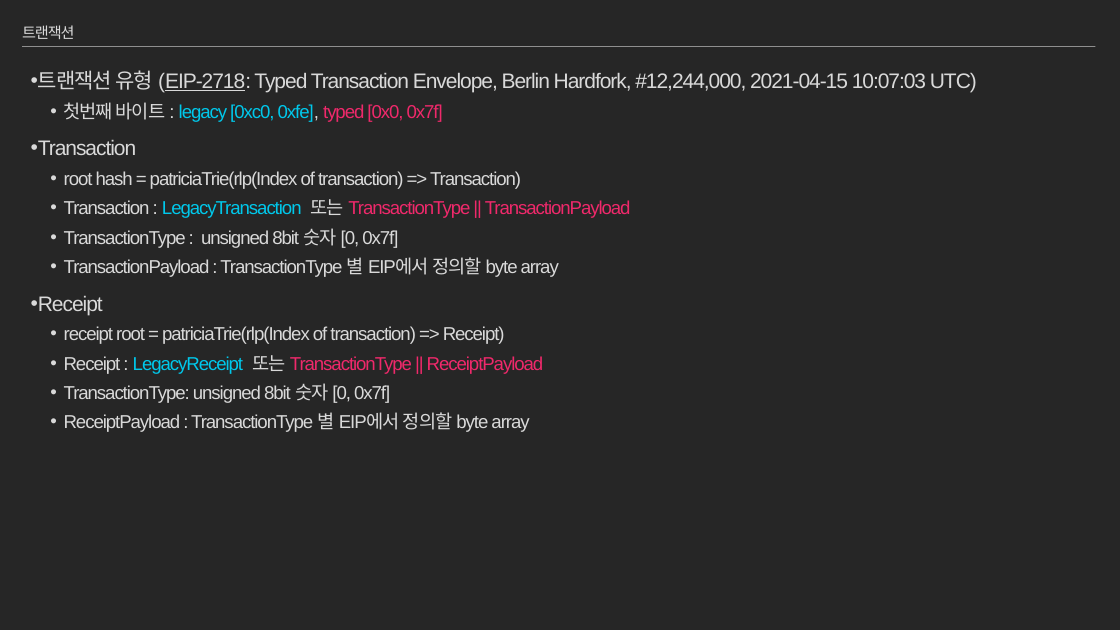
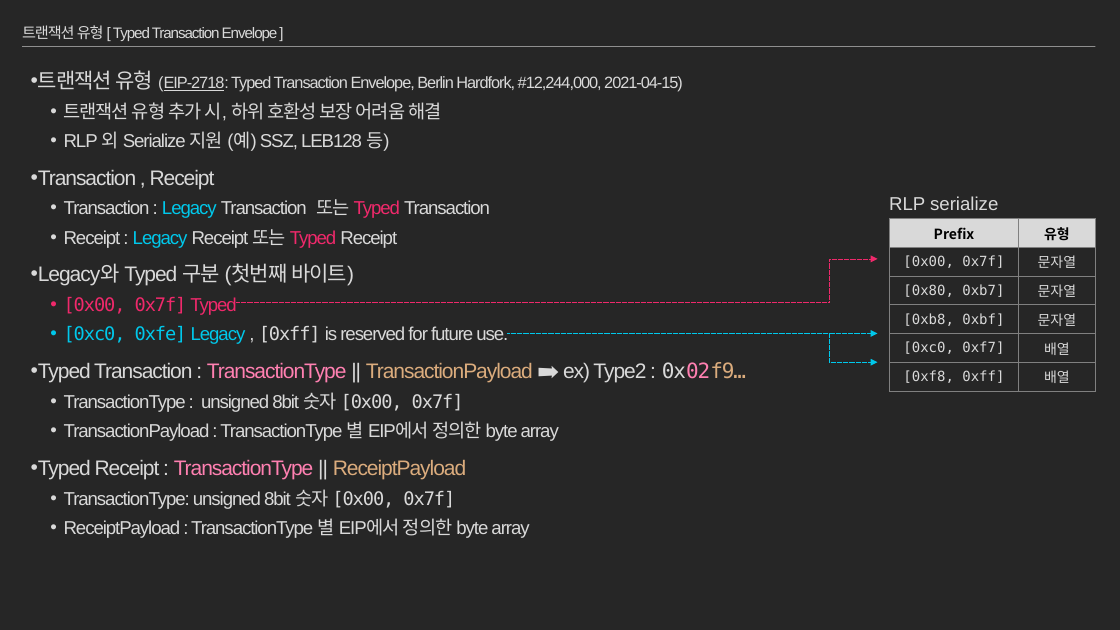
Before and after one commit to moss0801/blockchain-doc, a slide deck: slide 64 of General/Blockchain Part2.pptx (slide 63 before the commit). Drawn at 1120x630 pixels with LibreOffice and Linux fonts; fonts in the diff are those of the drawing. Boxes give left, top, right and bottom in pixels: in the first picture for what was removed or moved away, otherwise in the second. Text is boxed around its words. In the diff, an @@ line names an element or a change of style, - is before the commit and + after.

```diff
--- a/General/Blockchain Part2.pptx
+++ b/General/Blockchain Part2.pptx
@@ title at [22,25,278,41]: text changed @@
-트랜잭션
+트랜잭션 유형 [ Typed Transaction Envelope ]
@@ text at [31,70,746,538]: text changed @@
-• 트랜잭션 유형 (EIP-2718: Typed Transaction Envelope, Berlin Hardfork, #12,244,000, 2021-04-15 10:07:03 UTC)
-  • 첫번째 바이트 : legacy [0xc0, 0xfe], typed [0x0, 0x7f]
-• Transaction
-  • root hash = patriciaTrie(rlp(Index of transaction) => Transaction)
-  • Transaction : LegacyTransaction 또는 TransactionType || TransactionPayload
-  • TransactionType : unsigned 8bit 숫자 [0, 0x7f]
-  • TransactionPayload : TransactionType 별 EIP에서 정의할 byte array
-• Receipt
-  • receipt root = patriciaTrie(rlp(Index of transaction) => Receipt)
-  • Receipt : LegacyReceipt 또는 TransactionType || ReceiptPayload
-  • TransactionType: unsigned 8bit 숫자 [0, 0x7f]
-  • ReceiptPayload : TransactionType 별 EIP에서 정의할 byte array
+• 트랜잭션 유형 (EIP-2718: Typed Transaction Envelope, Berlin Hardfork, #12,244,000, 2021-04-15)
+  • 트랜잭션 유형 추가 시, 하위 호환성 보장 어려움 해결
+  • RLP 외 Serialize 지원 (예) SSZ, LEB128 등)
+• Transaction , Receipt
+  • Transaction : Legacy Transaction 또는 Typed Transaction
+  • Receipt : Legacy Receipt 또는 Typed Receipt
+• Legacy와 Typed 구분 (첫번째 바이트)
+  • [0x00, 0x7f] Typed
+  • [0xc0, 0xfe] Legacy , [0xff] is reserved for future use.
+• Typed Transaction : TransactionType || TransactionPayload ➡ ex) Type2 : 0x02f9…
+  • TransactionType : unsigned 8bit 숫자 [0x00, 0x7f]
+  • TransactionPayload : TransactionType 별 EIP에서 정의한 byte array
+• Typed Receipt : TransactionType || ReceiptPayload
+  • TransactionType: unsigned 8bit 숫자 [0x00, 0x7f]
+  • ReceiptPayload : TransactionType 별 EIP에서 정의한 byte array
@@ text added at [889,196,998,210], 16 pt, text #D9D9D9 @@
+RLP serialize
@@ table added at [890,218,1096,387], 6 rows, 2 columns @@
+Prefix | 유형
+[0x00, 0x7f] | 문자열
+[0x80, 0xb7] | 문자열
+[0xb8, 0xbf] | 문자열
+[0xc0, 0xf7] | 배열
+[0xf8, 0xff] | 배열
@@ elbow arrow added from (236, 302) to (878, 259), #EF296B 0.5 pt dashed @@
@@ elbow arrow added from (507, 334) to (878, 362), #00C8EB 0.5 pt dashed @@
@@ arrow added from (507, 334) to (878, 334), #00C8EB 0.5 pt dashed @@
```
Also in this commit, not shown: 18 other slides changed, 22 slides added, 2 slides removed, 2 other files.
